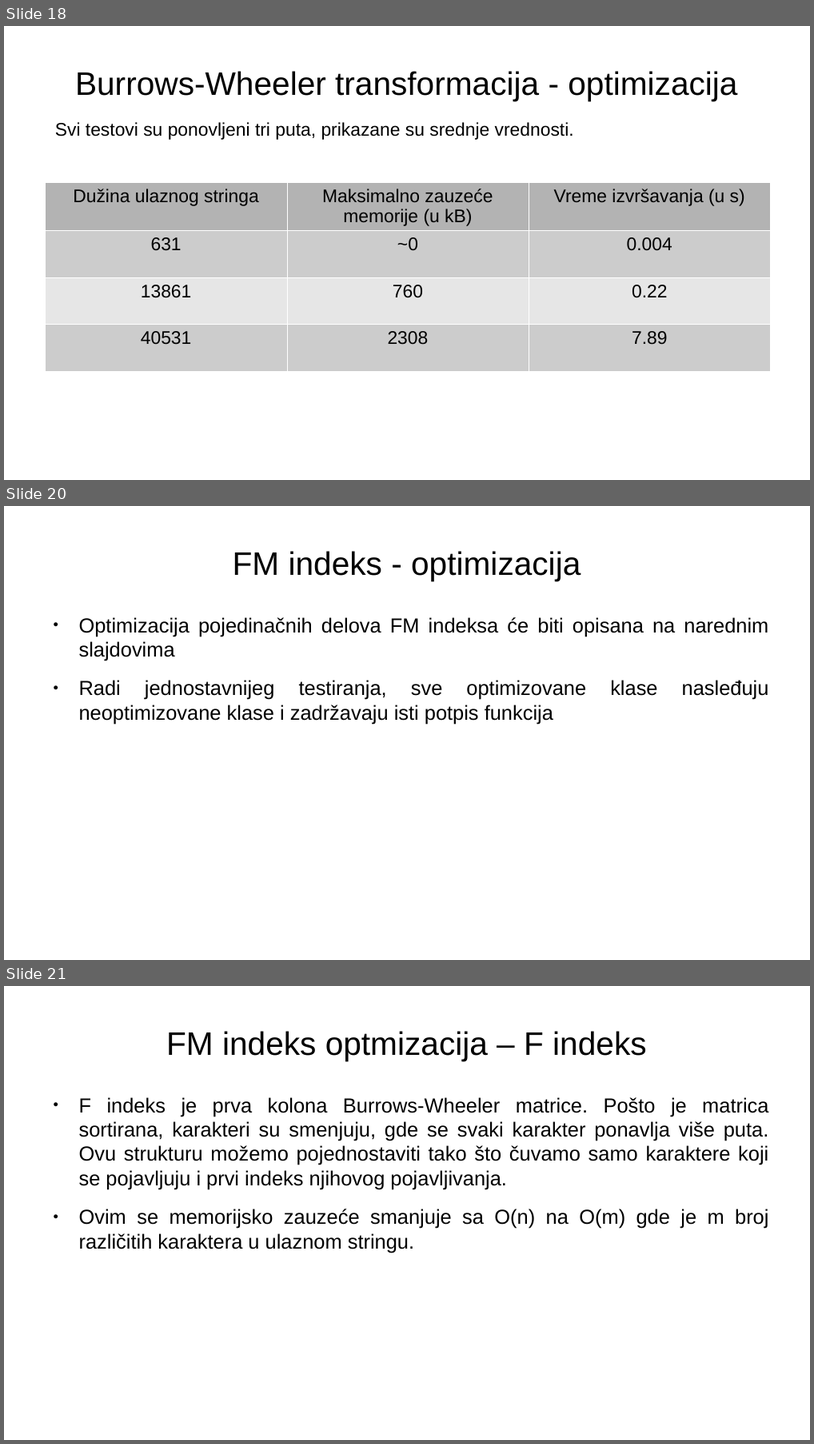
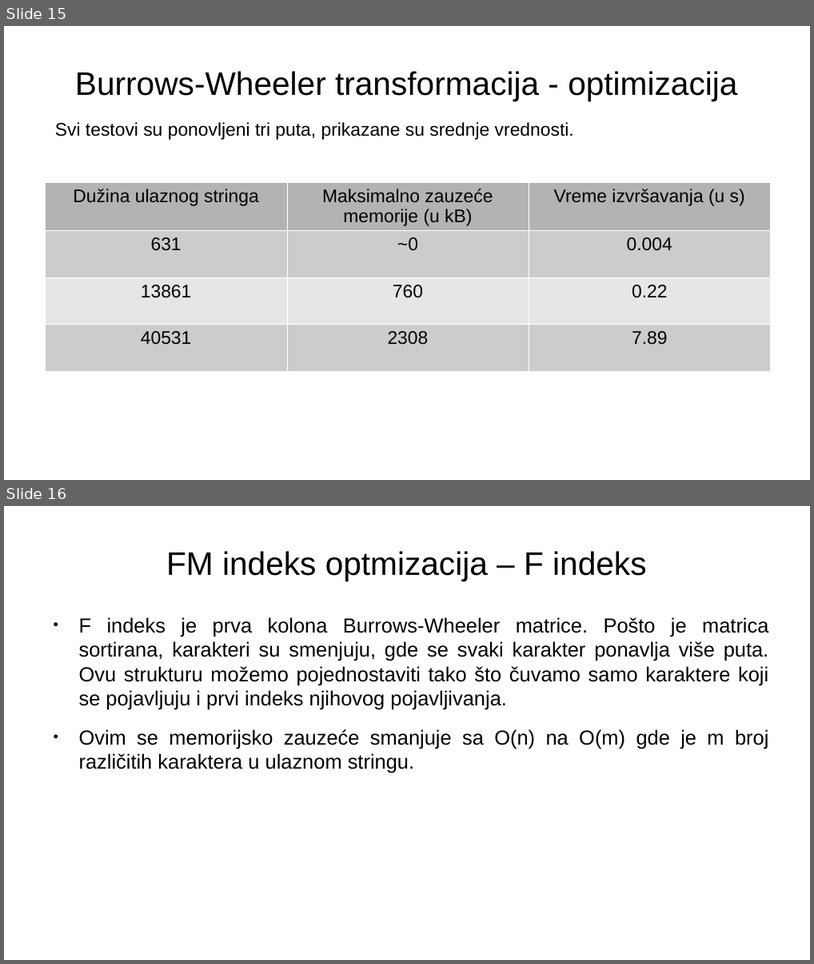
Before and after one commit to MalovicAleksandar/gi2022-ma213375m-projzad4, a slide deck: prezentacija.pptx. Shown one above the other, each under a label of ours: slides 18, 20 and 21 before the commit, slides 15 and 16 after it; the slides between them are not shown. The pictures are 814x1444 and 814x964 pixels, drawn with LibreOffice and Linux fonts; fonts in the diff are those of the drawing. Boxes give left, top, right and bottom in pixels: in the first picture for what was removed or moved away, otherwise in the second. Text is boxed around its words. In the diff, an @@ line names an element or a change of style, - is before the commit and + after.

```diff
--- a/prezentacija.pptx
+++ b/prezentacija.pptx
@@ slide 20 removed at <box>4,506,810,960</box>, background #FFFFFF @@
@@ text removed at <box>233,551,581,580</box> @@
-FM indeks - optimizacija
@@ text removed at <box>79,617,769,724</box> @@
-● Optimizacija pojedinačnih delova FM indeksa će biti opisana na narednim slajdovima
-● Radi jednostavnijeg testiranja, sve optimizovane klase nasleđuju neoptimizovane klase i zadržavaju isti potpis funkcija
@@ what was slide 18 is now slide 15 @@
@@ what was slide 21 is now slide 16 @@
```
Also in this commit, not shown: 4 slides changed, 5 other slides removed, 1 other file.
